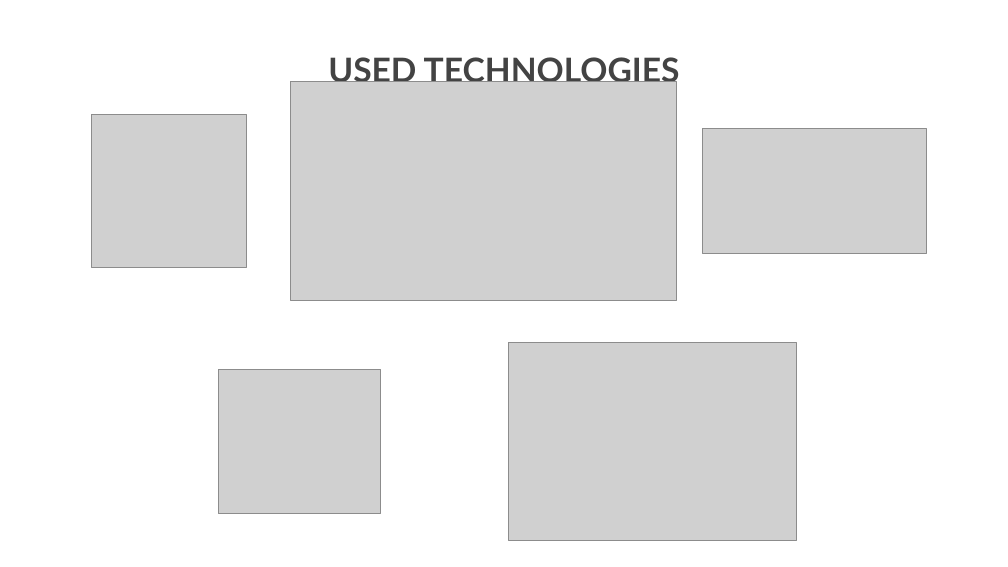
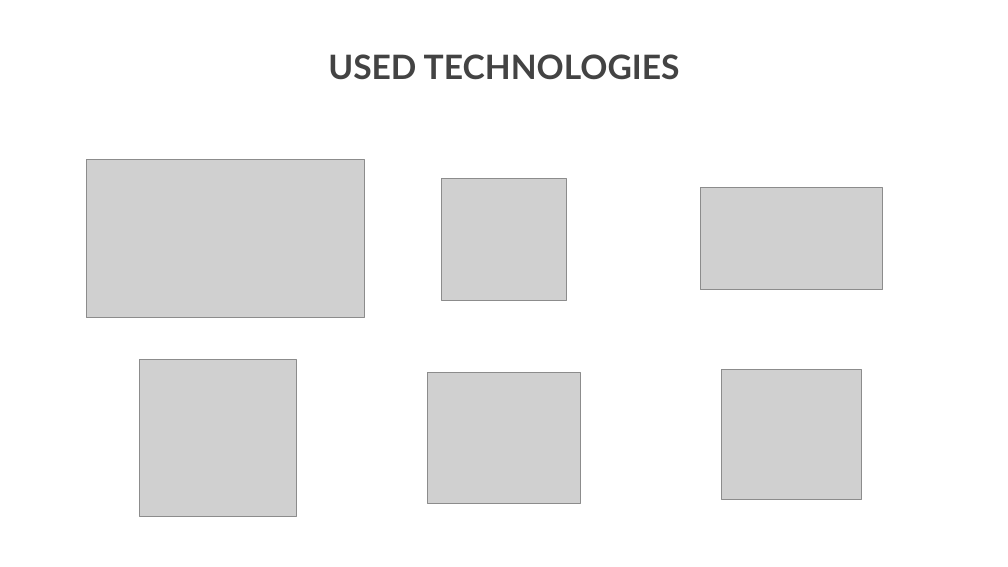
Before and after one commit to ASStaykova19/InternshipProject-TeamCuatro, a slide deck: slide 5 of Documents/Team Cuatro - Presentation.pptx. Drawn at 1008x567 pixels with LibreOffice and Linux fonts; fonts in the diff are those of the drawing; grey boxes stand for pictures; background and template pictures are left out. Boxes give left, top, right and bottom in pixels: in the first picture for what was removed or moved away, otherwise in the second. Text is boxed around its words. In the diff, an @@ line names an element or a change of style, - is before the commit and + after.

```diff
--- a/Documents/Team Cuatro - Presentation.pptx
+++ b/Documents/Team Cuatro - Presentation.pptx
@@ title "USED TECHNOLOGIES" rewrapped from (x1=328, y1=53, x2=680, y2=88) to (x1=328, y1=54, x2=680, y2=80) @@
@@ picture resized from (x1=290, y1=82, x2=676, y2=300) to (x1=86, y1=160, x2=364, y2=319) @@
@@ picture resized from (x1=92, y1=114, x2=247, y2=267) to (x1=442, y1=178, x2=565, y2=301) @@
@@ picture resized from (x1=703, y1=128, x2=926, y2=253) to (x1=701, y1=187, x2=883, y2=289) @@
@@ picture removed at (x1=509, y1=343, x2=796, y2=540) @@
@@ picture added at (x1=139, y1=360, x2=296, y2=517) @@
@@ picture added at (x1=427, y1=373, x2=580, y2=504) @@
@@ picture resized from (x1=218, y1=369, x2=380, y2=513) to (x1=722, y1=369, x2=861, y2=500) @@
```
Also in this commit, not shown: 1 other slide changed, 1 slide added, 1 slide removed.
